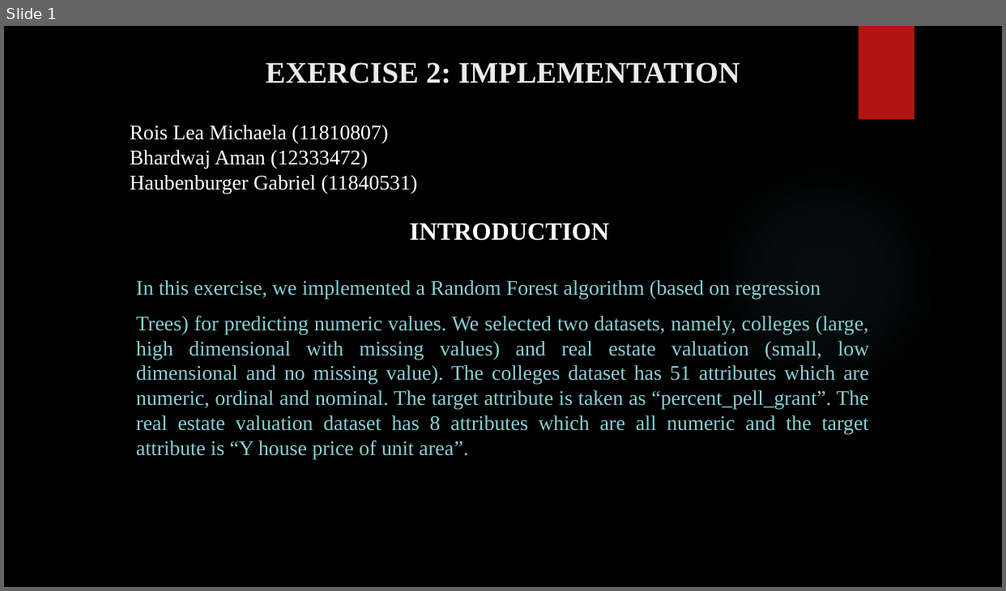
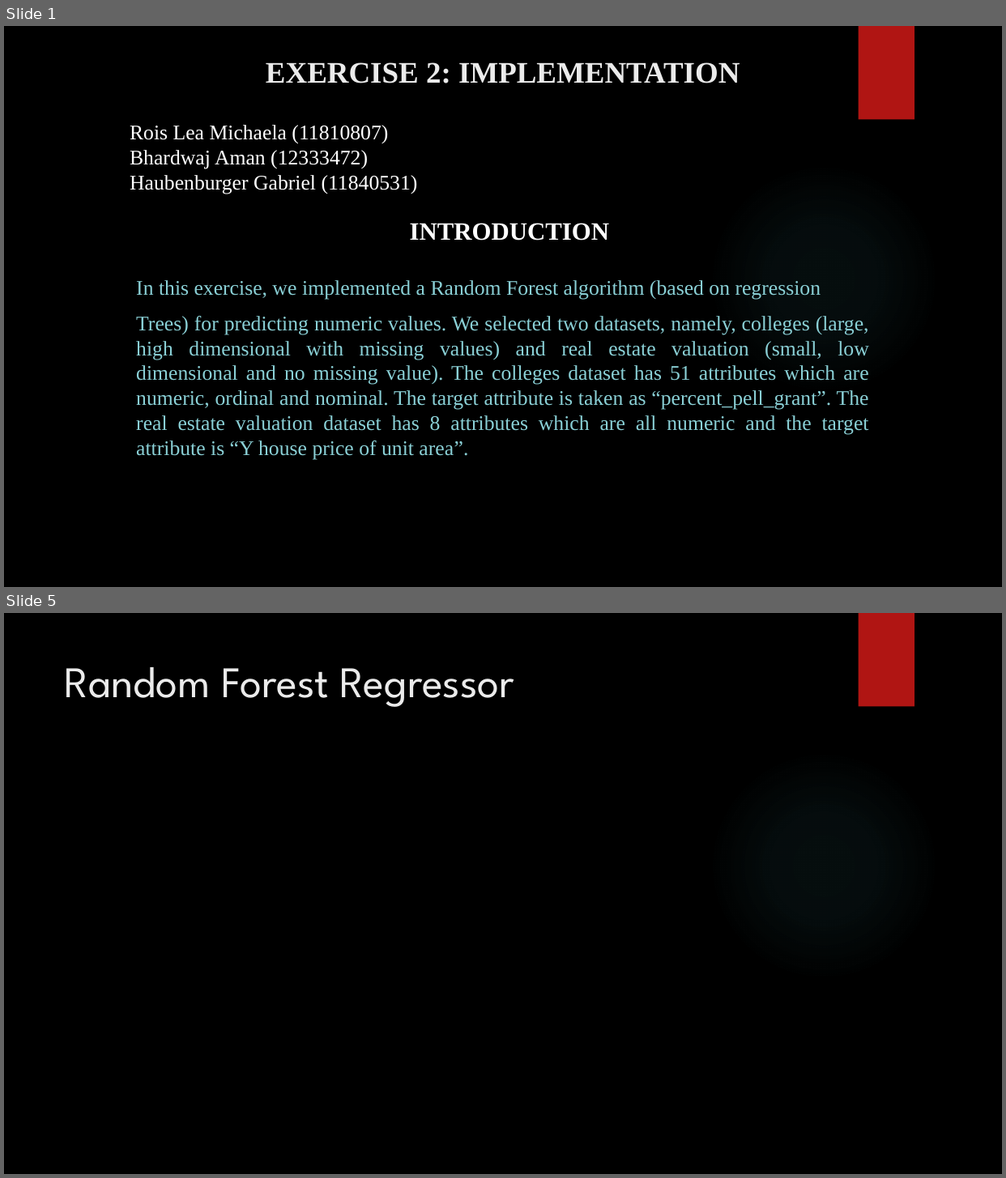
Before and after one commit to amanfc7/Machine-Learaning, a slide deck: ex2/Exercise_2_ppt.pptx. Shown one above the other, each under a label of ours: slide 1 before the commit, slides 1 and 5 after it; the slides between them are not shown. The pictures are 1006x591 and 1006x1178 pixels, drawn with LibreOffice and Linux fonts; fonts in the diff are those of the drawing; background and template pictures are left out. Boxes give left, top, right and bottom in pixels: in the first picture for what was removed or moved away, otherwise in the second. Text is boxed around its words. In the diff, an @@ line names an element or a change of style, - is before the commit and + after.

```diff
--- a/ex2/Exercise_2_ppt.pptx
+++ b/ex2/Exercise_2_ppt.pptx
@@ slide 5 added at [4,613,1002,1174], background picture (left out); not listed: 2 template elements that a slide beside it also shows @@
@@ title added at [65,667,514,707], 42 pt, text #EBEBEB @@
+Random Forest Regressor
```
Also in this commit, not shown: 12 other slides added, 4 other files.
